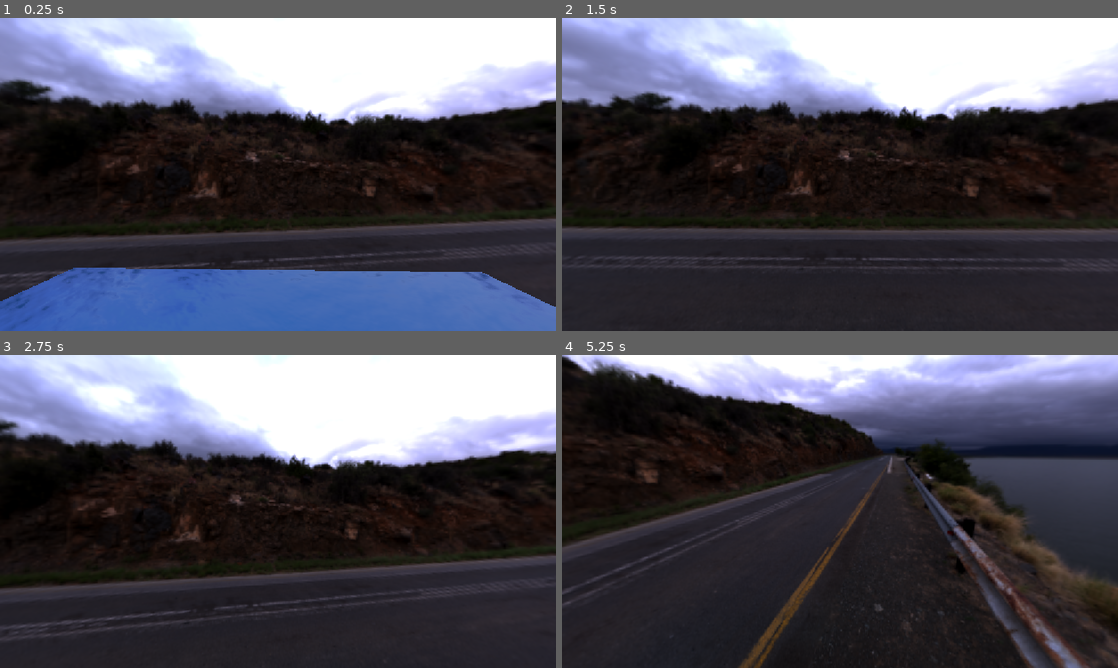
Above: before the commit, frames 1-4 (two rows, left to right).
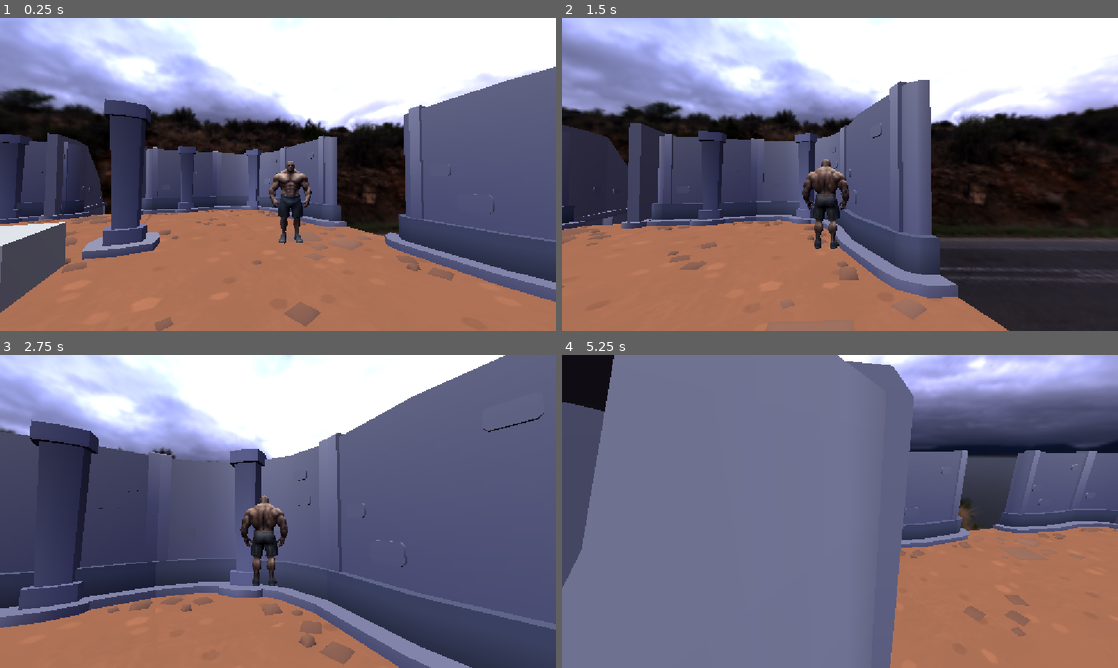
Above: after the commit, the same moments.

Repository: aarnimakituuri/Blender-kurssi-
Game: Godot game, scene res://main.tscn
Same seed, same stepped clock (60 frames per second), same inputs: the game is played once before the commit and once after it.
Inputs (mouse positions are in pixels of both pictures, inside the frame that each line leads up to):
- Up to frame 1 (0.25 s): no input
- Up to frame 2 (1.5 s): tap Enter at 0.5 s; move the mouse to (867, 174) at 0.52 s; hold W (move_forward) from 0.53 s (still down); tap Shift (move_fast) at 0.6 s; click (867, 174) at 0.67 s; tap F (action, bound only after the commit) at 0.8, 1.35 s; move the mouse to (812, 174) at 1.27 s; click (812, 174) at 1.42 s
- Up to frame 3 (2.75 s): keep holding W (move_forward); tap Shift (move_fast) at 1.55, 2.1 s; move the mouse to (289, 505) at 2.02 s; click (289, 505) at 2.17 s; tap F (action, bound only after the commit) at 2.3 s
- Up to frame 4 (5.25 s): tap Space (move_up, bound only before the commit) at 2.75 s; move the mouse to (834, 517) at 2.77 s; tap F (action, bound only after the commit) at 2.85, 3.8, 4.35 s; click (834, 517) at 2.92 s; tap Shift (move_fast) at 3.05, 3.6, 4.55, 5.1 s; move the mouse to (878, 514) at 3.52 s; click (878, 514) at 3.67 s; tap Escape (ui_cancel) at 4.15 s; move the mouse to (673, 464) at 4.27 s; release W (move_forward) at 4.28 s; hold A (move_left) 4.28-5.03 s; click (673, 464) at 4.42 s; move the mouse to (845, 511) at 5.02 s; hold W (move_forward) from 5.03 s (still down); click (845, 511) at 5.17 s

The runs differ from the first frame. In frame 1, 68% of the frame differs, in the area x 0-100%, y 0-100%; in frame 2, 55%; in frame 3, 82%; in frame 4, 87%.

Commit message:
release 2

Diff:
--- /dev/null
+++ b/blender-kurssi/Character.tscn
@@ -0,0 +1,21 @@
+[gd_scene format=3 uid="uid://d3jsqc2nne51q"]
+
+[ext_resource type="PackedScene" uid="uid://c3eymnkr65hgu" path="res://Character.glb" id="1_pjt0s"]
+[ext_resource type="Script" uid="uid://xxjrlowhmg4i" path="res://tps_controller.gd" id="2_wa5vi"]
+
+[sub_resource type="CapsuleShape3D" id="CapsuleShape3D_bdub4"]
+height = 3.515625
+
+[node name="Character" unique_id=1036578069 instance=ExtResource("1_pjt0s")]
+script = ExtResource("2_wa5vi")
+
+[node name="TpsController" type="CharacterBody3D" parent="." index="1" unique_id=2044790416]
+
+[node name="AnimationPlayer" type="AnimationPlayer" parent="." index="2" unique_id=635372468]
+
+[node name="Camera3D" type="Camera3D" parent="." index="3" unique_id=2131858731 groups=["Player"]]
+transform = Transform3D(-0.9586619, 0, -0.28454766, 0, 1, 0, 0.28454766, 0, -0.9586619, 8.278376, 85.04411, -20.763483)
+
+[node name="CollisionShape3D" type="CollisionShape3D" parent="." index="4" unique_id=382009725]
+transform = Transform3D(1, 0, 0, 0, 1, 0, 0, 0, 1, 0.3501171, 1.5908585, -0.3906253)
+shape = SubResource("CapsuleShape3D_bdub4")
--- /dev/null
+++ b/blender-kurssi/browser_input_fixes (1).gd
@@ -0,0 +1,71 @@
+extends Node3D
+# Drop this on any plain Node3D anywhere in your scene (it doesn't need to be
+# a child of the player) to get browser-safe mouse-capture behavior when your
+# pointer-locked game is exported to web. No other script needs to know it's
+# there — it only touches the global Input.mouse_mode singleton.
+#
+# What it fixes:
+#   1. Accidental tab closing: shows the browser's native "Leave site?"
+#      confirmation before the tab actually closes.
+#   2. Cursor desync: browsers force-release pointer lock the instant a
+#      native browser UI (that confirmation dialog, a tab switch, etc.)
+#      appears, but Godot doesn't automatically hear about it, so
+#      Input.mouse_mode can get stuck showing MOUSE_MODE_CAPTURED while the
+#      OS cursor is actually free. We listen to the browser's own
+#      visibility/pointer-lock events directly and force the cursor visible
+#      from there — synchronously, since a blocking dialog freezes Godot's
+#      render loop and Esc may not even reach the canvas if it lost focus.
+#   3. Alt-tab on any platform: releases the mouse when the game window
+#      loses OS focus, so switching away doesn't leave the cursor invisibly
+#      captured. This part isn't web-specific, but it complements fix #2 and
+#      is cheap/harmless everywhere, so it always runs.
+
+func _ready() -> void:
+	get_window().focus_exited.connect(_on_window_focus_exited)
+
+	# Everything below this point is web-export only.
+	if OS.has_feature("web"):
+		_setup_web_hooks()
+
+
+func _on_window_focus_exited() -> void:
+	Input.mouse_mode = Input.MOUSE_MODE_VISIBLE
+
+
+func _setup_web_hooks() -> void:
+	var window := JavaScriptBridge.get_interface("window")
+	window.godotForceCursorVisible = JavaScriptBridge.create_callback(_on_web_force_cursor_visible)
+
+	JavaScriptBridge.eval("""
+		window.addEventListener('beforeunload', function (e) {
+			// Chrome doesn't reliably auto-release pointer lock just because
+			// this dialog is about to show, so force it ourselves first.
+			if (document.pointerLockElement) {
+				document.exitPointerLock();
+			}
+			var canvas = document.querySelector('canvas');
+			if (canvas) { canvas.style.cursor = 'auto'; }
+			e.preventDefault();
+			e.returnValue = '';
+		});
+		function godotShowCursorNow() {
+			// Set the CSS cursor directly, right here, synchronously.
+			// A blocking alert()/confirm()/beforeunload dialog freezes
+			// Godot's own render loop, so waiting for Godot to redraw
+			// with the new mouse_mode isn't reliable — this takes effect
+			// immediately regardless.
+			var canvas = document.querySelector('canvas');
+			if (canvas) { canvas.style.cursor = 'auto'; }
+			window.godotForceCursorVisible();
+		}
+		document.addEventListener('visibilitychange', function () {
+			if (document.hidden) { godotShowCursorNow(); }
+		});
+		document.addEventListener('pointerlockchange', function () {
+			if (!document.pointerLockElement) { godotShowCursorNow(); }
+		});
+	""", true)
+
+
+func _on_web_force_cursor_visible(_args = null) -> void:
+	Input.mouse_mode = Input.MOUSE_MODE_VISIBLE
--- a/blender-kurssi/main.tscn
+++ b/blender-kurssi/main.tscn
@@ -3,8 +3,9 @@
 [ext_resource type="Texture2D" uid="uid://bqmiejn7a3km8" path="res://nqweba_dawn_1k.exr" id="1_h2yge"]
 [ext_resource type="Shader" uid="uid://duv7rt3jvkghv" path="res://water.gdshader" id="2_1bvp3"]
 [ext_resource type="Texture2D" uid="uid://wwxs7eu1hivm" path="res://water_normal_map.png" id="3_lquwl"]
-[ext_resource type="Script" uid="uid://bp6l5qltv4sud" path="res://tfc_controller.gd" id="4_lquwl"]
 [ext_resource type="Script" uid="uid://cufplgudvka7j" path="res://browser_input_fixes.gd" id="5_7mycd"]
+[ext_resource type="PackedScene" uid="uid://xqdnpw6xxqrk" path="res://kona.glb" id="6_272bh"]
+[ext_resource type="PackedScene" uid="uid://d3jsqc2nne51q" path="res://Character.tscn" id="7_5vw27"]
 
 [sub_resource type="PanoramaSkyMaterial" id="PanoramaSkyMaterial_8s1xx"]
 panorama = ExtResource("1_h2yge")
@@ -32,12 +33,15 @@
 environment = SubResource("Environment_bdub4")
 
 [node name="CSGBox3D" type="CSGBox3D" parent="." unique_id=249732558]
-size = Vector3(10, 1, 10)
+transform = Transform3D(1, 0, 0, 0, 1, 0, 0, 0, 1, 7.7907915, -1.4081993, -1.6363258)
+size = Vector3(10, 1, 16.57373)
 material = SubResource("ShaderMaterial_bdub4")
-
-[node name="Camera3D" type="Camera3D" parent="." unique_id=1162945575]
-transform = Transform3D(1, 0, 0, 0, 1, 0, 0, 0, 1, 0, 2.7283013, 0)
-script = ExtResource("4_lquwl")
 
 [node name="Node3D" type="Node3D" parent="." unique_id=1041632708]
 script = ExtResource("5_7mycd")
+
+[node name="kona" parent="." unique_id=1722029832 instance=ExtResource("6_272bh")]
+transform = Transform3D(0.89312726, 0, 0.44980404, 0, 1, 0, -0.44980404, 0, 0.89312726, -2.4716582, 1.6317196, -3.5360942)
+
+[node name="Character" parent="." unique_id=1036578069 instance=ExtResource("7_5vw27")]
+transform = Transform3D(1, 0, 0, 0, 1, 0, 0, 0, 1, 3, 1.9802122, -6)
--- /dev/null
+++ b/blender-kurssi/tps_controller.gd
@@ -0,0 +1,226 @@
+extends CharacterBody3D
+
+@onready var anim_player: AnimationPlayer = $AnimationPlayer
+@onready var camera: Camera3D = $Camera3D
+
+@export var speed: float = 5.0
+@export var sprint_multiplier: float = 2.0
+@export var jump_velocity: float = 4.5
+@export var rotation_speed: float = 10.0
+@export var strafe: bool = false
+@export var push_force: float = 3.0
+
+var gravity: float = ProjectSettings.get_setting("physics/3d/default_gravity")
+
+@export var mouse_sensitivity: float = 0.003
+@export var keyboard_look_speed_deg: float = 120.0
+@export var camera_distance: float = 6.0
+@export var camera_height: float = 2.0
+@export var min_pitch_deg: float = -60.0
+@export var max_pitch_deg: float = 70.0
+@export var zoom_step: float = 0.5
+@export var min_camera_distance: float = 2.0
+@export var max_camera_distance: float = 12.0
+
+var camera_yaw: float = 0.0
+var camera_pitch: float = deg_to_rad(2.0)
+
+var is_jumping: bool = false
+
+var _actions_down: Dictionary = {}
+
+const TRACKED_ACTIONS := [
+	"move_forward", "move_backwards", "move_left", "move_right", "action",
+	"move_fast",
+	"ui_left", "ui_right", "ui_up", "ui_down",
+]
+
+const DEFAULT_ACTION_KEYS := {
+	"move_forward": KEY_W,
+	"move_backwards": KEY_S,
+	"move_left": KEY_A,
+	"move_right": KEY_D,
+	"move_fast": KEY_SHIFT,
+	"jump": KEY_SPACE,
+	"action": KEY_F
+}
+
+
+func _ensure_default_action(action: String, keycode: Key) -> void:
+	if InputMap.has_action(action):
+		return
+	InputMap.add_action(action)
+	var key_event := InputEventKey.new()
+	key_event.physical_keycode = keycode
+	InputMap.action_add_event(action, key_event)
+
+
+func _ready() -> void:
+	for action in DEFAULT_ACTION_KEYS:
+		_ensure_default_action(action, DEFAULT_ACTION_KEYS[action])
+
+	Input.mouse_mode = Input.MOUSE_MODE_CAPTURED
+
+	if anim_player.has_animation("Walk"):
+		anim_player.get_animation("Walk").loop_mode = Animation.LOOP_LINEAR
+	if anim_player.has_animation("Run"):
+		anim_player.get_animation("Run").loop_mode = Animation.LOOP_LINEAR
+
+	if anim_player.has_animation("Jump"):
+		anim_player.get_animation("Jump").loop_mode = Animation.LOOP_NONE
+	if anim_player.has_animation("Push"):
+		anim_player.get_animation("Push").loop_mode = Animation.LOOP_NONE
+
+	anim_player.animation_finished.connect(_on_animation_finished)
+
+	_update_camera()
+
+
+func _notification(what: int) -> void:
+	if what == NOTIFICATION_APPLICATION_FOCUS_OUT or what == NOTIFICATION_WM_WINDOW_FOCUS_OUT:
+		_actions_down.clear()
+
+
+func _unhandled_input(event: InputEvent) -> void:
+	if event is InputEventMouseMotion and Input.mouse_mode == Input.MOUSE_MODE_CAPTURED:
+		camera_yaw -= event.relative.x * mouse_sensitivity
+		camera_pitch -= event.relative.y * mouse_sensitivity
+		camera_pitch = clamp(camera_pitch, deg_to_rad(min_pitch_deg), deg_to_rad(max_pitch_deg))
+
+	for action in TRACKED_ACTIONS:
+		if InputMap.has_action(action) and event.is_action(action):
+			_actions_down[action] = event.is_pressed()
+
+	if event.is_action_pressed("ui_cancel"):
+		Input.mouse_mode = Input.MOUSE_MODE_VISIBLE
+		_actions_down.clear()
+	elif event is InputEventMouseButton and event.pressed and Input.mouse_mode == Input.MOUSE_MODE_VISIBLE:
+		Input.mouse_mode = Input.MOUSE_MODE_CAPTURED
+
+	if event is InputEventMouseButton and event.pressed:
+		if event.button_index == MOUSE_BUTTON_WHEEL_UP:
+			camera_distance = clamp(camera_distance - zoom_step, min_camera_distance, max_camera_distance)
+		elif event.button_index == MOUSE_BUTTON_WHEEL_DOWN:
+			camera_distance = clamp(camera_distance + zoom_step, min_camera_distance, max_camera_distance)
+
+
+func _is_action_down(action: String) -> bool:
+	return _actions_down.get(action, false)
+
+
+func _physics_process(delta: float) -> void:
+	if not is_on_floor():
+		velocity.y -= gravity * delta
+
+	if Input.is_action_just_pressed("jump") and is_on_floor():
+		velocity.y = jump_velocity
+		_play_once("Jump")
+
+	var input_forward := 0.0
+	if _is_action_down("move_forward"):
+		input_forward += 1.0
+	if _is_action_down("move_backwards"):
+		input_forward -= 1.0
+	var input_strafe := 0.0
+	if _is_action_down("move_right"):
+		input_strafe += 1.0
+	if _is_action_down("move_left"):
+		input_strafe -= 1.0
+
+	var cam_basis := camera.global_transform.basis
+	var cam_forward := -cam_basis.z
+	cam_forward.y = 0.0
+	cam_forward = cam_forward.normalized()
+	var cam_right := cam_basis.x
+	cam_right.y = 0.0
+	cam_right = cam_right.normalized()
+
+	var move_dir := (cam_forward * input_forward + cam_right * input_strafe)
+	var current_speed := speed
+	if _is_action_down("move_fast"):
+		current_speed *= sprint_multiplier
+
+	if move_dir.length() > 0.01:
+		move_dir = move_dir.normalized()
+		velocity.x = move_dir.x * current_speed
+		velocity.z = move_dir.z * current_speed
+
+		var facing_dir := cam_forward if strafe else move_dir
+		var target_yaw := atan2(facing_dir.x, facing_dir.z)
+		rotation.y = lerp_angle(rotation.y, target_yaw, delta * rotation_speed)
+	else:
+		velocity.x = move_toward(velocity.x, 0.0, current_speed)
+		velocity.z = move_toward(velocity.z, 0.0, current_speed)
+
+	move_and_slide()
+
+	_push_away_rigid_bodies()
+
+
+func _push_away_rigid_bodies() -> void:
+	for i in get_slide_collision_count():
+		var collision := get_slide_collision(i)
+		var collider := collision.get_collider()
+		if collider is RigidBody3D:
+			var push_dir := -collision.get_normal()
+			push_dir.y = 0.0
+			collider.apply_central_impulse(push_dir * push_force)
+
+
+func _process(delta: float) -> void:
+	var look_step := deg_to_rad(keyboard_look_speed_deg) * delta
+	if _is_action_down("ui_left"):
+		camera_yaw += look_step
+	if _is_action_down("ui_right"):
+		camera_yaw -= look_step
+	if _is_action_down("ui_up"):
+		camera_pitch += look_step
+	if _is_action_down("ui_down"):
+		camera_pitch -= look_step
+	camera_pitch = clamp(camera_pitch, deg_to_rad(min_pitch_deg), deg_to_rad(max_pitch_deg))
+
+	_update_camera()
+	_update_animation()
+
+
+func _update_camera() -> void:
+	var pivot: Vector3 = global_position + Vector3.UP * camera_height
+	var offset := Vector3(0.0, 0.0, camera_distance)
+	offset = offset.rotated(Vector3.RIGHT, camera_pitch)
+	offset = offset.rotated(Vector3.UP, camera_yaw)
+	camera.global_position = pivot + offset
+	camera.look_at(pivot, Vector3.UP)
+
+
+func _update_animation() -> void:
+	if is_jumping:
+		return
+
+	if _is_action_down("action"):
+		_play_once("Push")
+		return
+
+	var is_moving := _is_action_down("move_forward") \
+		or _is_action_down("move_backwards") \
+		or _is_action_down("move_left") \
+		or _is_action_down("move_right")
+
+	if is_moving:
+		var movement_animation := "Run" if _is_action_down("move_fast") \
+			and anim_player.has_animation("Run") else "Walk"
+		if anim_player.current_animation != movement_animation or not anim_player.is_playing():
+			anim_player.play(movement_animation)
+	else:
+		if anim_player.current_animation != "":
+			anim_player.stop()
+
+
+func _play_once(anim_name: String) -> void:
+	if anim_name == "Jump":
+		is_jumping = true
+	anim_player.play(anim_name)
+
+
+func _on_animation_finished(anim_name: StringName) -> void:
+	if anim_name == "Jump":
+		is_jumping = false
Binary file added: blender-kurssi/Character.glb
Not shown, added: blender-kurssi/Character.glb.import
Binary file added: blender-kurssi/Character_Image_0.jpg
Not shown, added: blender-kurssi/Character_Image_0.jpg.import
Not shown, added: blender-kurssi/browser_input_fixes (1).gd.uid
Not shown, changed: blender-kurssi/export_presets.cfg
Binary file added: blender-kurssi/kona.glb
Not shown, added: blender-kurssi/kona.glb.import
Binary file added: blender-kurssi/kona_colormap.png
Not shown, added: blender-kurssi/kona_colormap.png.import
Not shown, added: blender-kurssi/tps_controller.gd.uid
Not shown, added: export/v2/index.apple-touch-icon.png
(and 9 more such lines)
